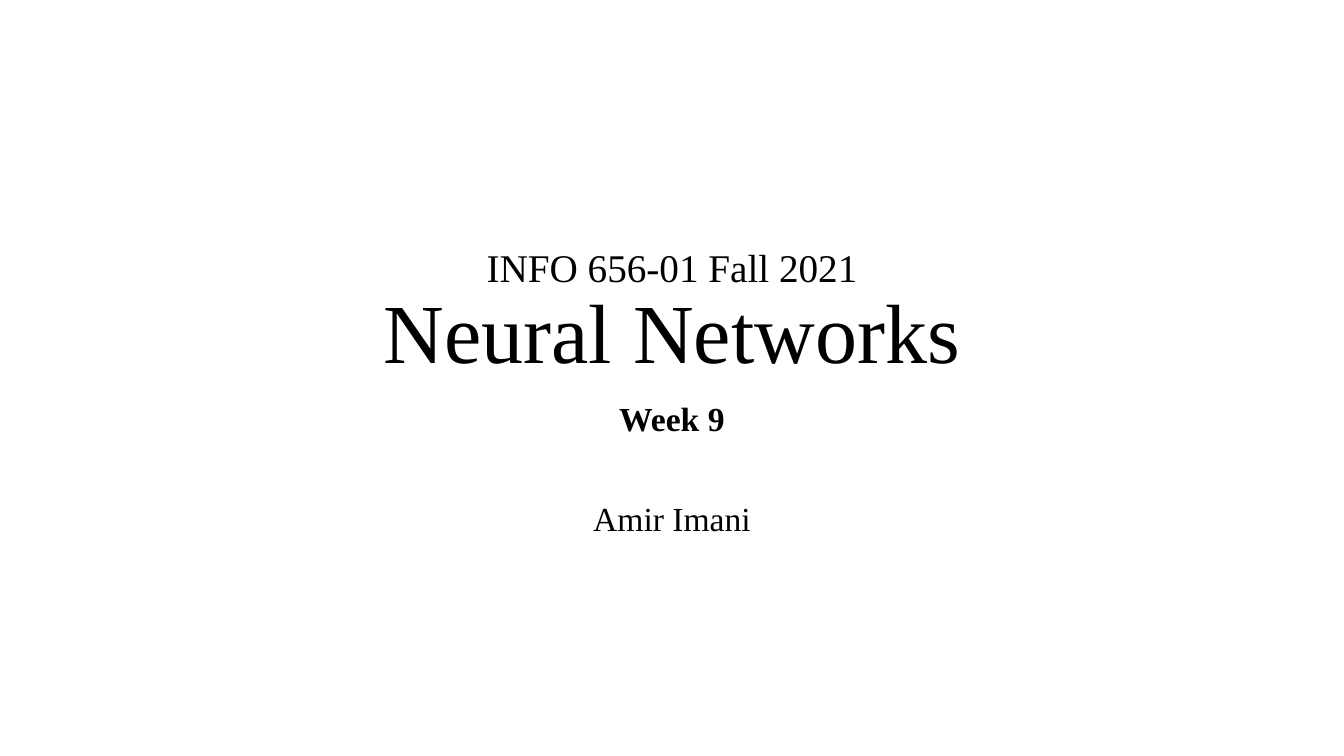
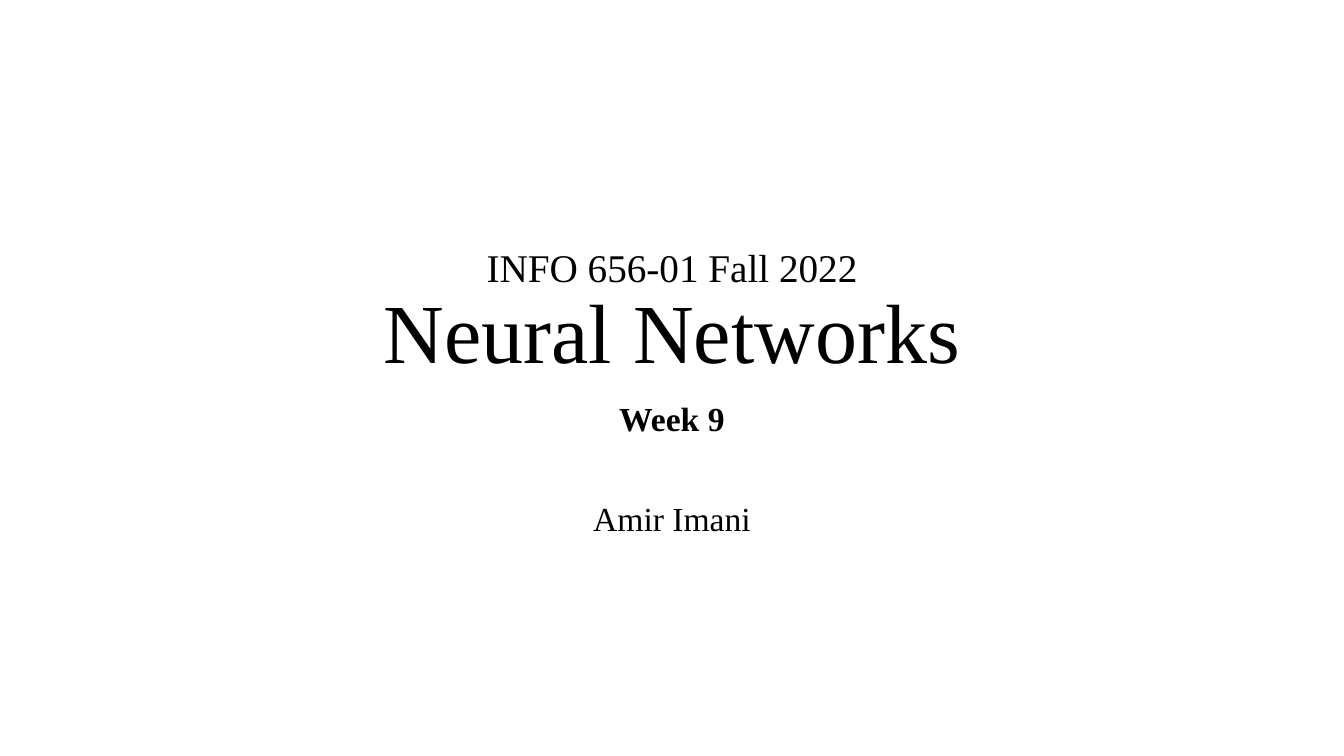
Before and after one commit to Amirosimani/Machine_Learning_Pratt, a slide deck: slide 1 of course slides/week_09.pptx. Drawn at 1344x756 pixels with LibreOffice and Linux fonts; fonts in the diff are those of the drawing. Boxes give left, top, right and bottom in pixels: in the first picture for what was removed or moved away, otherwise in the second. Text is boxed around its words. In the diff, an @@ line names an element or a change of style, - is before the commit and + after.

```diff
--- a/course slides/week_09.pptx
+++ b/course slides/week_09.pptx
@@ title at (384,254,959,364): text changed @@
-INFO 656-01 Fall 2021
-Neural Networks
+INFO 656-01 Fall 2022
+Neural Networks
```
Also in this commit, not shown: 3 other files.
